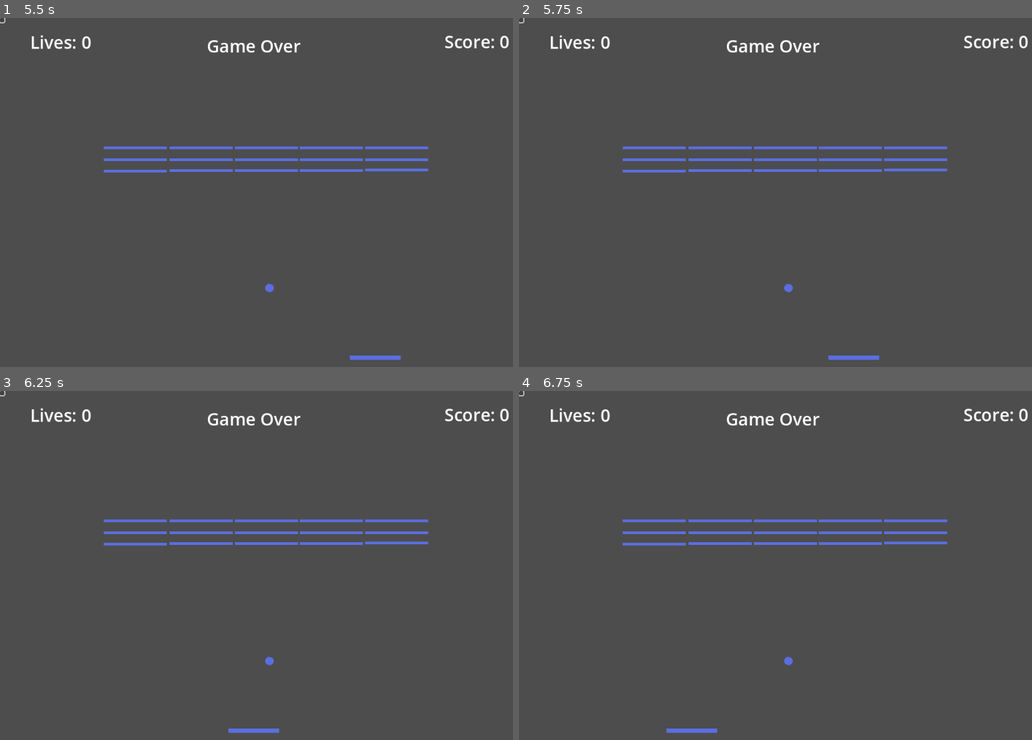
Above: before the commit, frames 1-4 (two rows, left to right).
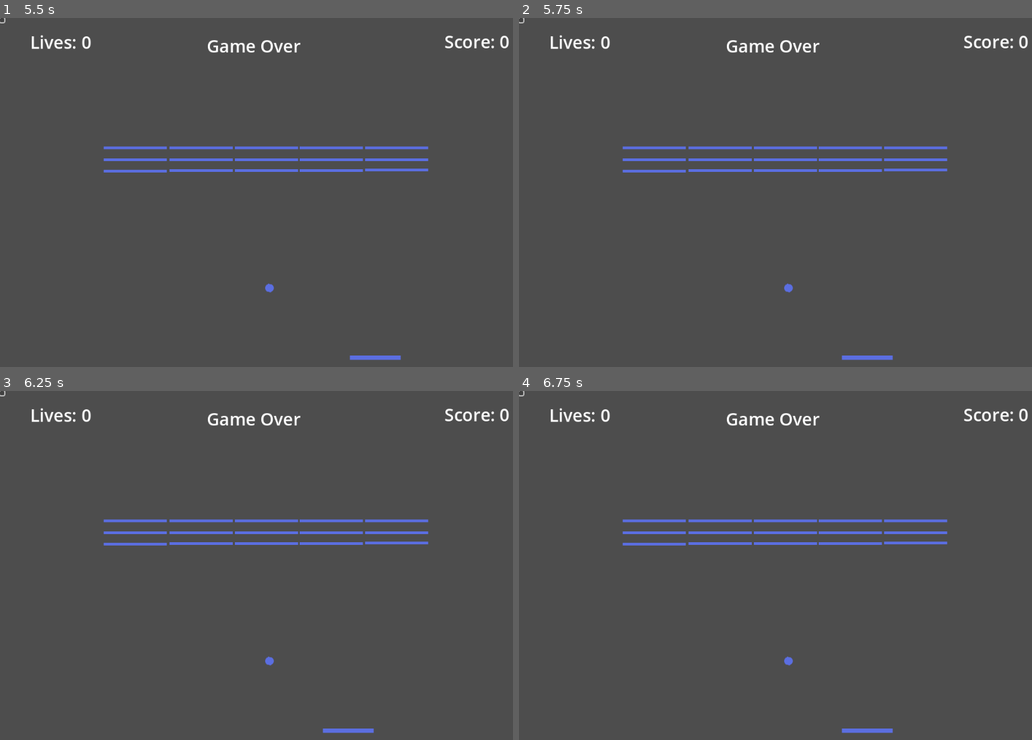
Above: after the commit, the same moments.

Repository: Dripcoding/godot-breakout2d
Game: Godot game, scene res://scenes/main.tscn
Same seed, same stepped clock (60 frames per second), same inputs: the game is played once before the commit and once after it.
Inputs (mouse positions are in pixels of both pictures, inside the frame that each line leads up to):
- Up to frame 1 (5.5 s): click (0, 21) at 0.5 s; click (0, 21) at 1.25 s; tap Enter at 2 s; hold Right (move_right) 2.03-2.78 s; hold Left (move_left) 2.78-3.53 s; hold Right (move_right) 3.53-5.03 s; hold Left (move_left) from 5.03 s (still down)
- Up to frame 2 (5.75 s): keep holding Left (move_left); tap P (pause) at 5.65 s
- Up to frame 3 (6.25 s): keep holding Left (move_left)
- Up to frame 4 (6.75 s): keep holding Left (move_left)

Frame 1 is identical in both runs. In frame 2, less than 0.1% of the frame differs, in the area x 60-73%, y 96-99%; in frame 3, 0.3%, in the area x 44-73%, y 96-99%; in frame 4, 0.3%.

Commit message:
impl pause

Diff:
--- a/code/ball.gd
+++ b/code/ball.gd
@@ -16,6 +16,7 @@
 var collided_with_wall: bool = false
 var is_out_of_bounds: bool = false
 var game_over: bool = false
+var game_paused: bool = false
 
 
 func _integrate_forces(state: PhysicsDirectBodyState2D):
@@ -28,14 +29,17 @@
 		var rotation_radian = deg_to_rad(wall_collision_rotation)
 		state.apply_impulse(state.linear_velocity.rotated(rotation_radian))
 	elif is_out_of_bounds:
+		is_out_of_bounds = false
 		position.x = position_x_initial
 		position.y = position_y_initial
 		linear_velocity.x = Vector2.ZERO.x
 		linear_velocity.y = normal_velocity
-		is_out_of_bounds = false
 	elif game_over:
 		position.x = position_x_initial
 		position.y = position_y_initial
+		linear_velocity = Vector2.ZERO
+	elif game_paused:
+		game_paused = false
 		linear_velocity = Vector2.ZERO
 	else:
 		state.linear_velocity = state.linear_velocity.normalized() * normal_velocity
@@ -49,6 +53,7 @@
 	elif body.is_in_group('wall'):
 		collided_with_wall = true
 
+
 func _on_ball_out_of_bounds(body: Node2D):
 	is_out_of_bounds = true
 
@@ -58,3 +63,8 @@
 	position.x = position_x_initial
 	position.y = position_y_initial
 	linear_velocity = Vector2.ZERO
+
+
+func pause():
+	game_paused = true
+	linear_velocity = Vector2.ZERO
--- a/code/main.gd
+++ b/code/main.gd
@@ -1,4 +1,13 @@
 extends Node
+
+
+func _process(delta):
+	if Input.is_action_pressed('pause'):
+		pause_game()
+
+
+func pause_game():
+	propagate_call('pause')
 
 
 func _on_game_over():
--- a/code/player.gd
+++ b/code/player.gd
@@ -11,10 +11,15 @@
 const X_OFFSET = 70
 
 
+var pause_game: bool = false
+
+
 func _process(delta):
 	var velocity: Vector2 = Vector2.ZERO
 
-	if Input.is_action_pressed('move_right'):
+	if pause_game:
+		return
+	elif Input.is_action_pressed('move_right'):
 		velocity.x += 20
 	elif Input.is_action_pressed('move_left'):
 		velocity.x -= 20
@@ -34,3 +39,7 @@
 func on_game_over():
 	position.x = position_x_initial
 	position.y = position_y_initial
+
+
+func pause():
+	pause_game = true
